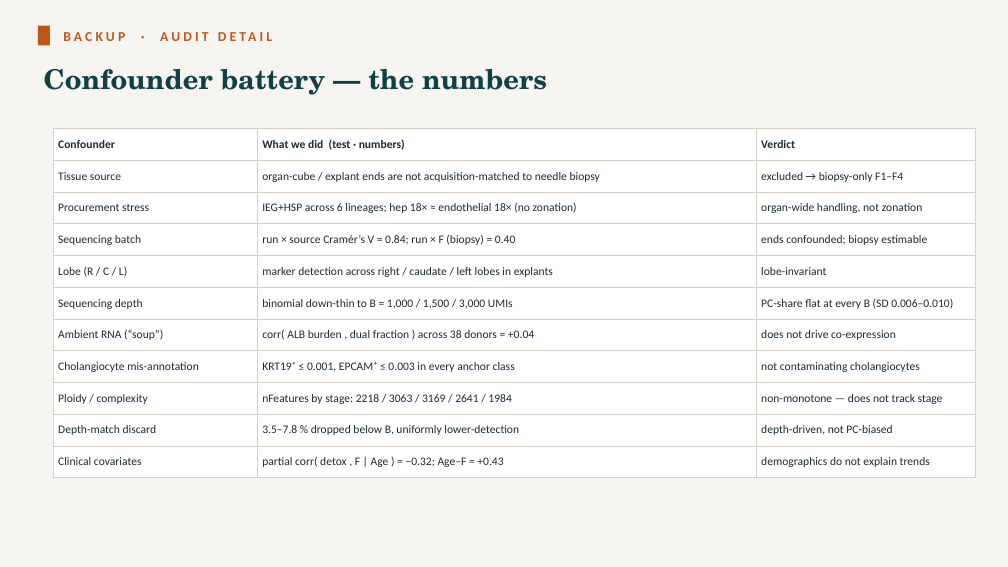
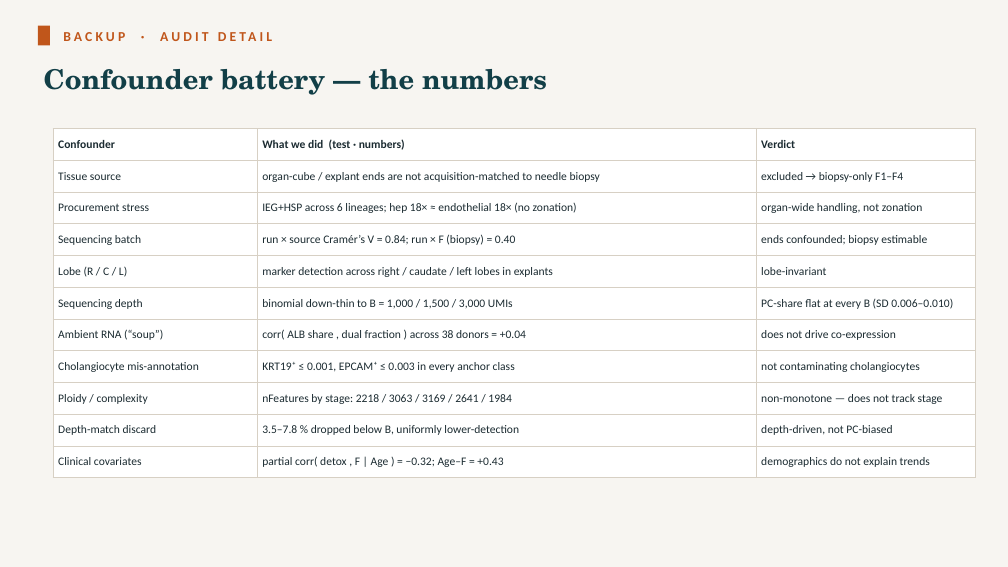
Before and after one commit to roeetekoah/liver-zonation, a slide deck: slide 22 of presentation/MASLD_zonation.pptx (slide 23 before the commit). Drawn at 1008x567 pixels with LibreOffice and Linux fonts; fonts in the diff are those of the drawing. Boxes give left, top, right and bottom in pixels: in the first picture for what was removed or moved away, otherwise in the second. Text is boxed around its words. In the diff, an @@ line names an element or a change of style, - is before the commit and + after.

```diff
--- a/presentation/MASLD_zonation.pptx
+++ b/presentation/MASLD_zonation.pptx
@@ table at <box>53,129,975,471</box> @@
-row 7, column 2: corr( ALB burden , dual fraction ) across 38 donors = +0.04
+row 7, column 2: corr( ALB share , dual fraction ) across 38 donors = +0.04
```
Also in this commit, not shown: 15 other slides changed, 2 slides added, 3 slides removed, 2 other files.
